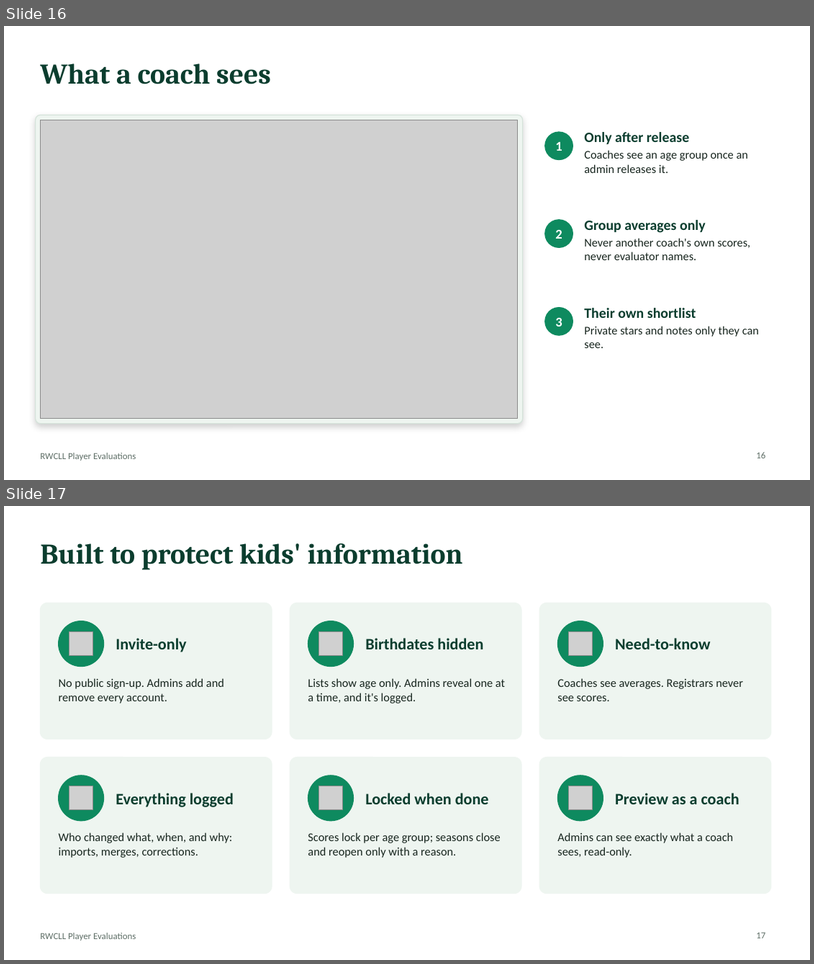
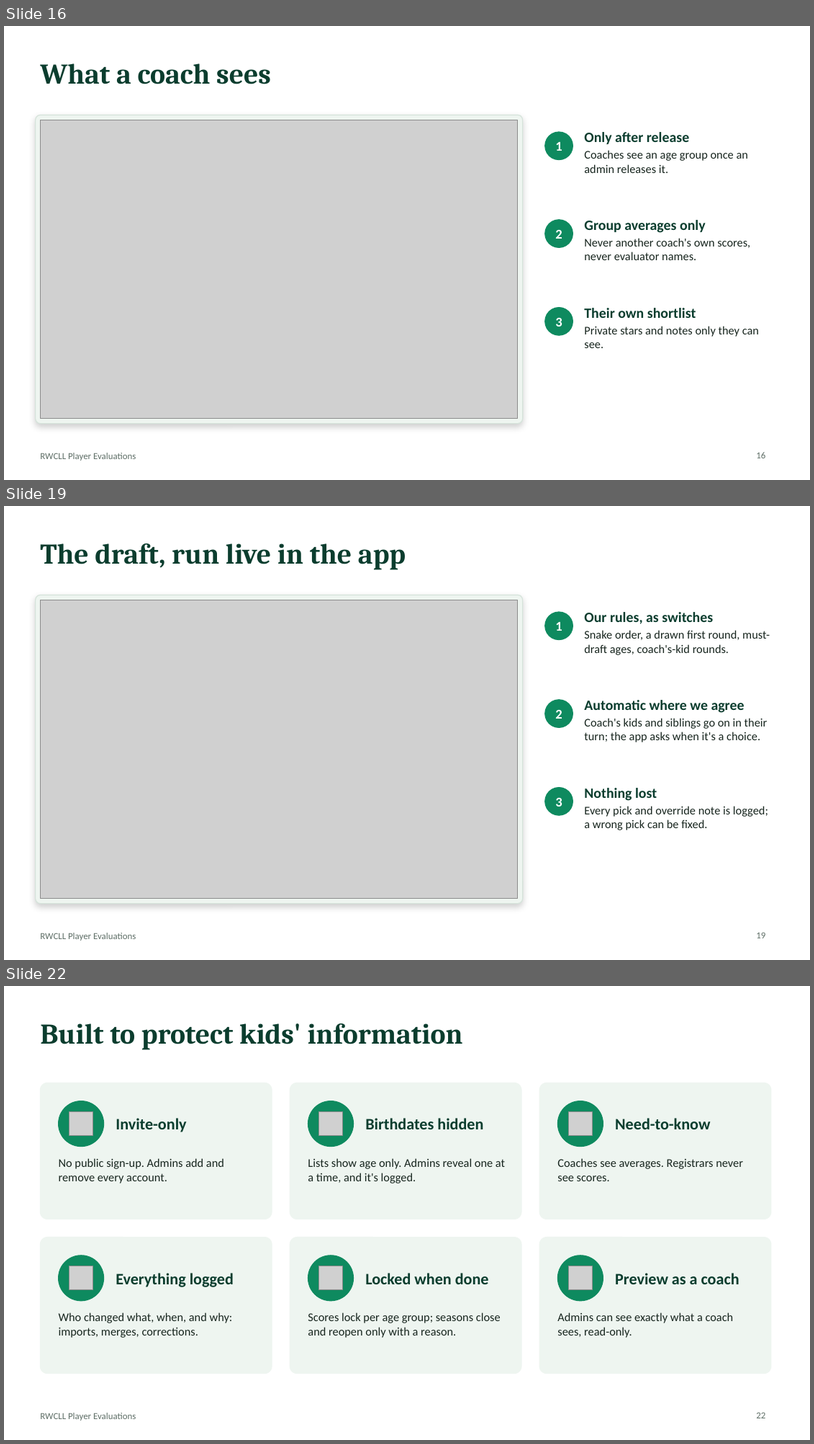
Before and after one commit to rwclldb/rwcll-player-evaluations, a slide deck: docs/board-demo/RWCLL-Player-Evaluations-Board.pptx. Shown one above the other, each under a label of ours: slides 16 and 17 before the commit, slides 16, 19 and 22 after it; the slides between them are not shown. The pictures are 814x964 and 814x1444 pixels, drawn with LibreOffice and Linux fonts; fonts in the diff are those of the drawing; grey boxes stand for pictures. Boxes give left, top, right and bottom in pixels: in the first picture for what was removed or moved away, otherwise in the second. Text is boxed around its words. In the diff, an @@ line names an element or a change of style, - is before the commit and + after.

```diff
--- a/docs/board-demo/RWCLL-Player-Evaluations-Board.pptx
+++ b/docs/board-demo/RWCLL-Player-Evaluations-Board.pptx
@@ slide 19 added at <box>4,506,810,960</box>, background #FFFFFF; not listed: 1 template element that a slide beside it also shows @@
@@ title added at <box>40,543,406,570</box>, 34 pt, text #0B3D2E, bold @@
+The draft, run live in the app
@@ rounded rectangle added at <box>36,595,523,903</box>, fill #EEF5F0, outline #D5E3DA 1 pt @@
@@ picture added at <box>40,600,518,898</box> @@
@@ ellipse added at <box>545,612,574,640</box>, fill #0E8A5F, outline #0E8A5F 1 pt @@
@@ text added at <box>584,612,770,655</box>, 14 pt, text #17251E @@
+Our rules, as switches
+Snake order, a drawn first round, must-draft ages, coach's-kid rounds.
@@ text added at <box>556,622,562,631</box>, 16 pt, text #FFFFFF, bold @@
+1
@@ ellipse added at <box>545,700,574,728</box>, fill #0E8A5F, outline #0E8A5F 1 pt @@
@@ text added at <box>584,700,768,742</box>, 14 pt, text #17251E @@
+Automatic where we agree
+Coach's kids and siblings go on in their turn; the app asks when it's a choice.
@@ text added at <box>556,710,562,718</box>, 16 pt, text #FFFFFF, bold @@
+2
@@ ellipse added at <box>545,788,574,815</box>, fill #0E8A5F, outline #0E8A5F 1 pt @@
@@ text added at <box>556,797,562,806</box>, 16 pt, text #FFFFFF, bold @@
+3
@@ text added at <box>584,788,769,830</box>, 14 pt, text #17251E @@
+Nothing lost
+Every pick and override note is logged; a wrong pick can be fixed.
@@ page number added at <box>756,932,766,938</box>, 11 pt, text #5E6E66 @@
+19
@@ what was slide 17 is now slide 22 @@
@@ page number at <box>756,1412,766,1418</box>: text changed @@
-17
+22
```
Also in this commit, not shown: 1 slide changed, 4 other slides added, 6 other files.
